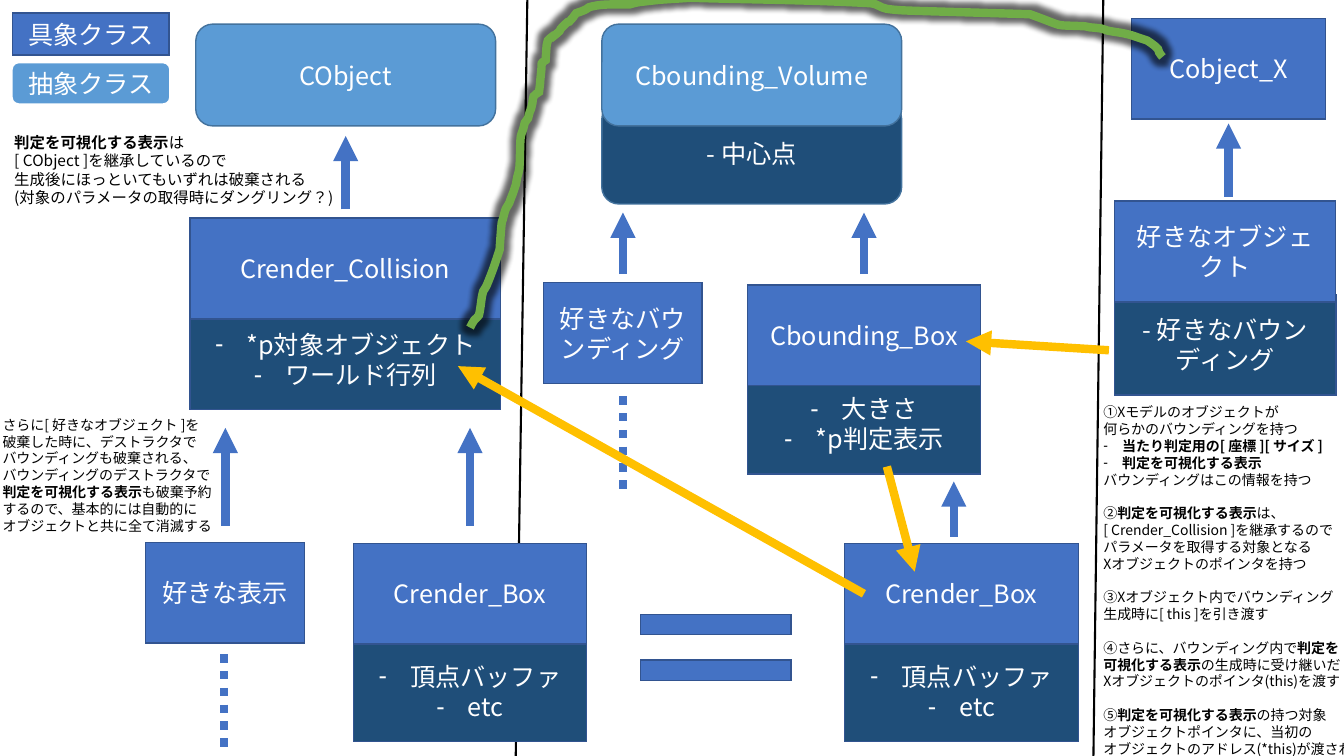
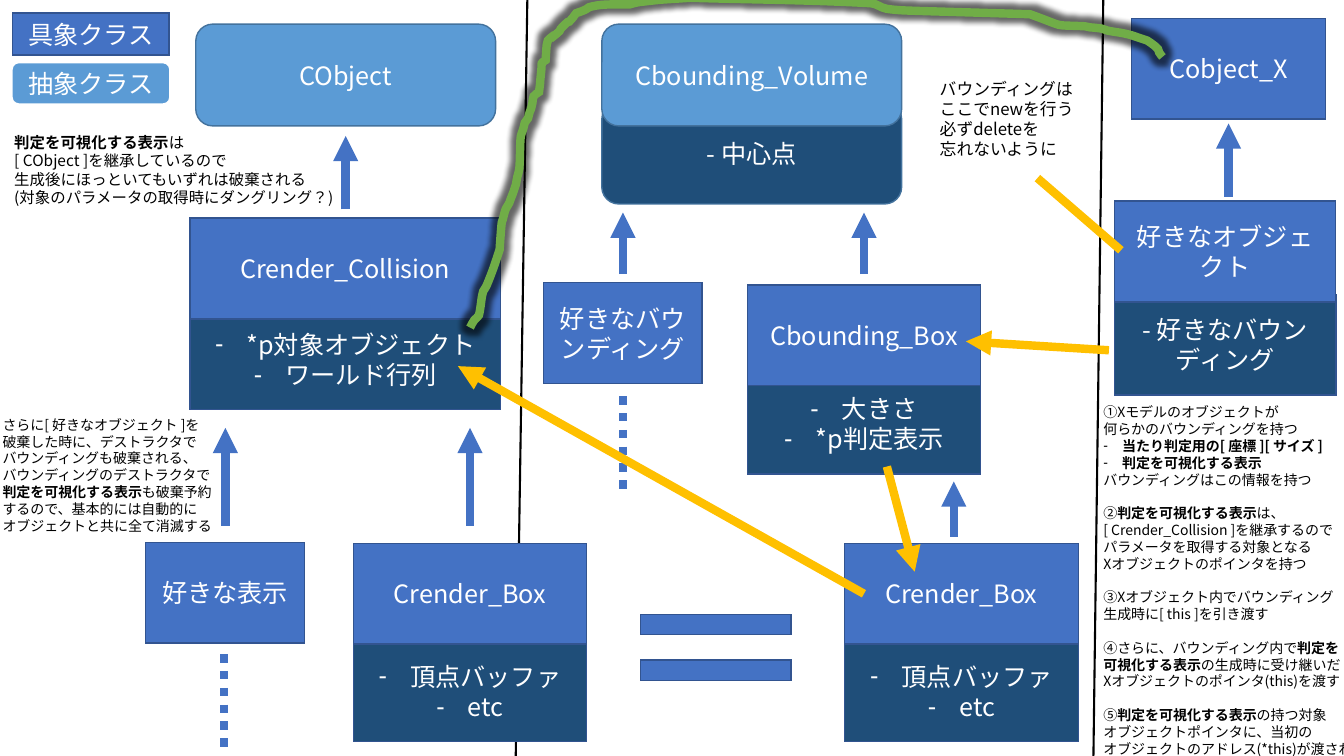
Before and after one commit to AYUKIAYUKIAYUKI/Project_CPP_2, a slide deck: slide 1 of 判定表示クラスの体系.pptx. Drawn at 1344x756 pixels with LibreOffice and Linux fonts; fonts in the diff are those of the drawing. Boxes give left, top, right and bottom in pixels: in the first picture for what was removed or moved away, otherwise in the second. Text is boxed around its words. In the diff, an @@ line names an element or a change of style, - is before the commit and + after.

Commit message:
バウンディングスフィアに判定表示を追加しました。

```diff
--- a/判定表示クラスの体系.pptx
+++ b/判定表示クラスの体系.pptx
@@ text added at (x1=940, y1=81, x2=1074, y2=156), 12 pt, text #000000 @@
+バウンディングは
+ここでnewを行う
+必ずdeleteを
+忘れないように
@@ line added from (1037, 178) to (1121, 250), #FFC000 6 pt @@
```
Also in this commit, not shown: 15 other files.
